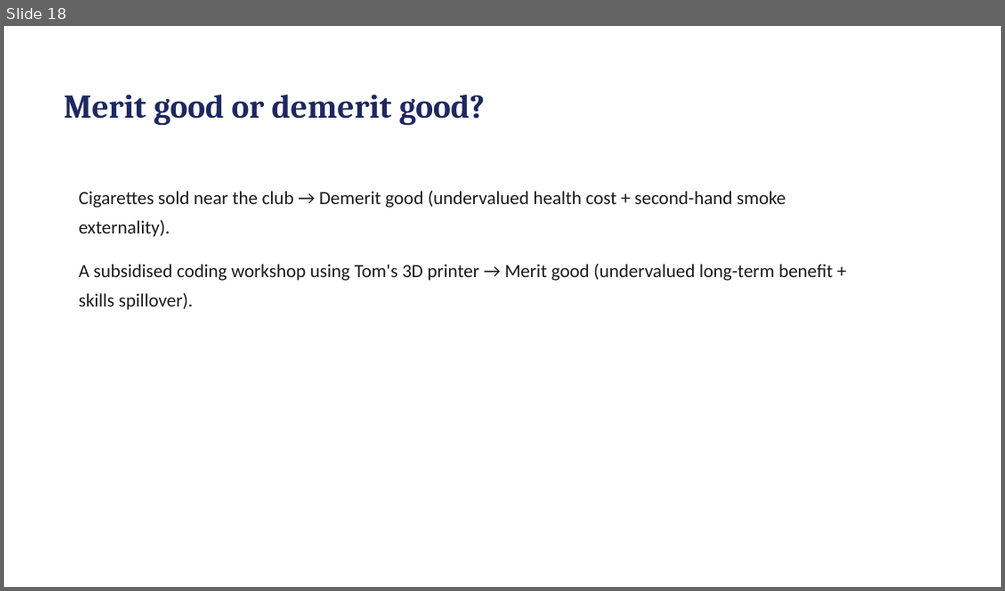
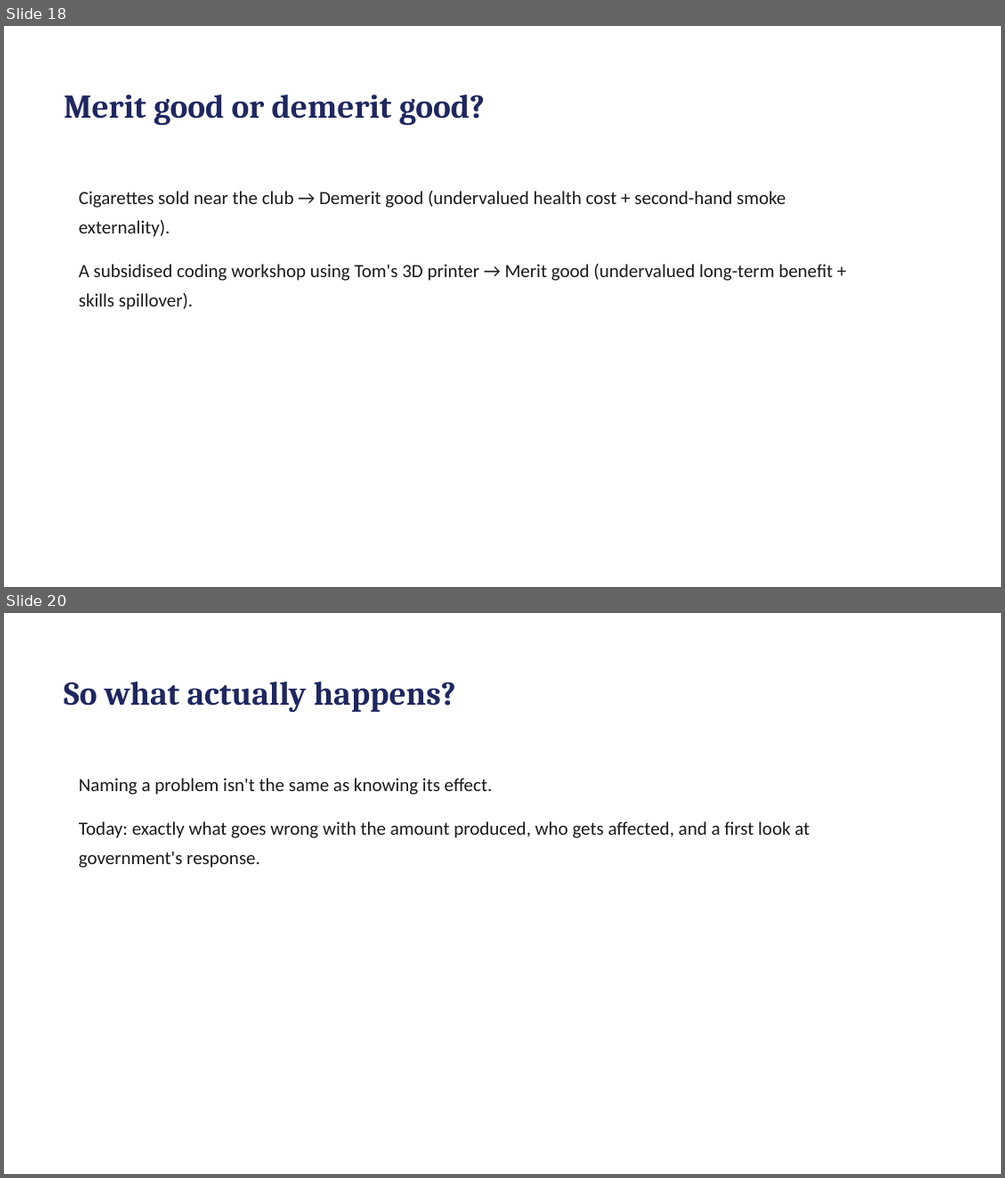
Before and after one commit to rebeccakfurness-boop/selongbayschool-teaching, a slide deck: courses/tom-economics/lessons/lesson-07/slides.pptx. Shown one above the other, each under a label of ours: slide 18 before the commit, slides 18 and 20 after it; the slides between them are not shown. The pictures are 1005x591 and 1005x1178 pixels, drawn with LibreOffice and Linux fonts; fonts in the diff are those of the drawing. Boxes give left, top, right and bottom in pixels: in the first picture for what was removed or moved away, otherwise in the second. Text is boxed around its words. In the diff, an @@ line names an element or a change of style, - is before the commit and + after.

```diff
--- a/courses/tom-economics/lessons/lesson-07/slides.pptx
+++ b/courses/tom-economics/lessons/lesson-07/slides.pptx
@@ slide 20 added at box(4, 613, 1001, 1174), background #FFFFFF @@
@@ text added at box(64, 682, 456, 712), 32 pt, text #1E2761, bold @@
+So what actually happens?
@@ text added at box(79, 778, 809, 868), 18 pt, text #1A1A1A @@
+Naming a problem isn't the same as knowing its effect.
+Today: exactly what goes wrong with the amount produced, who gets affected, and a first look at government's response.
```
Also in this commit, not shown: 3 slides changed, 9 other slides added, 1 slide removed, 29 other files.
